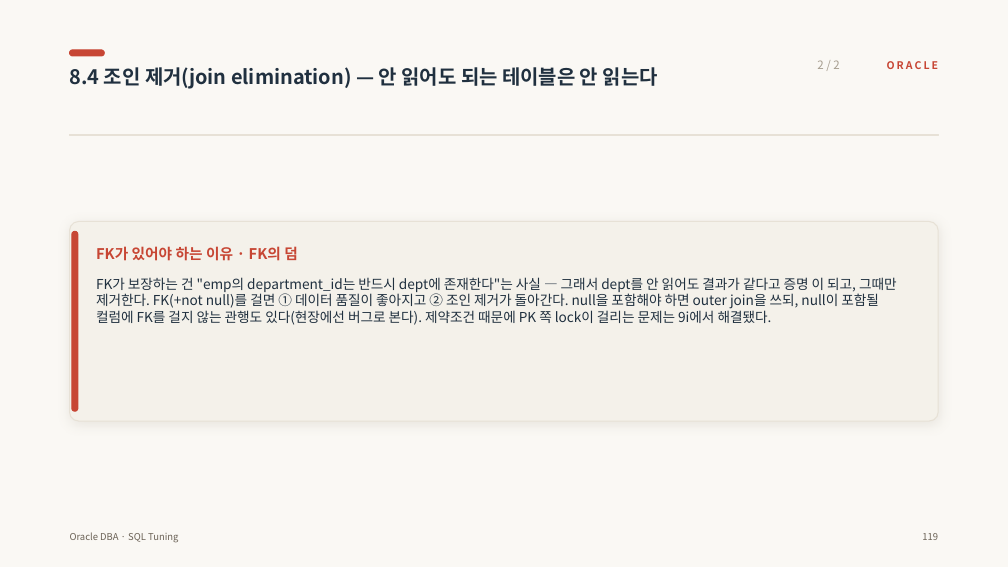
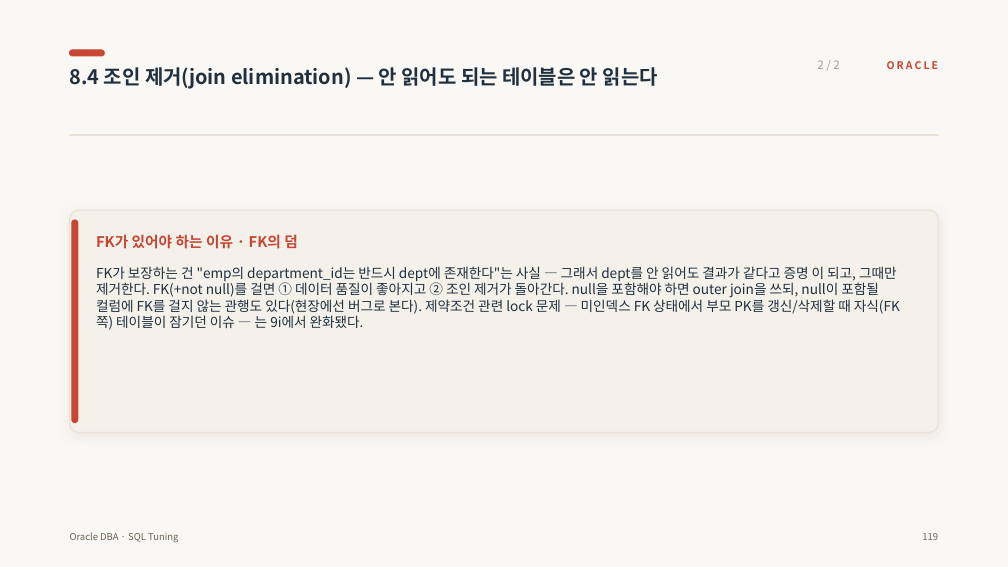
Before and after one commit to jokwangwon/ora-ppt-gen, a slide deck: slide 129 of files/sql_tuning.pptx. Drawn at 1008x567 pixels with LibreOffice and Linux fonts; fonts in the diff are those of the drawing. Boxes give left, top, right and bottom in pixels: in the first picture for what was removed or moved away, otherwise in the second. Text is boxed around its words. In the diff, an @@ line names an element or a change of style, - is before the commit and + after.

```diff
--- a/files/sql_tuning.pptx
+++ b/files/sql_tuning.pptx
@@ rounded rectangle: place and size @@
-rounded rectangle at [70,222,938,421]
+rounded rectangle at [70,210,938,433]
@@ rounded rectangle at [70,210,938,433]: proportions changed @@
@@ rounded rectangle: place and size @@
-rounded rectangle at [72,231,78,411]
+rounded rectangle at [72,220,78,423]
@@ text "FK가 있어야 하는 이유 · ...": place and size @@
-text "FK가 있어야 하는 이유 · ..." at [96,246,298,261]
+text "FK가 있어야 하는 이유 · ..." at [96,234,298,249]
@@ text at [96,266,900,330]: text changed @@
-FK가 보장하는 건 "emp의 department_id는 반드시 dept에 존재한다"는 사실 — 그래서 dept를 안 읽어도 결과가 같다고 증명 이 되고, 그때만 제거한다. FK(+not null)를 걸면 ① 데이터 품질이 좋아지고 ② 조인 제거가 돌아간다. null을 포함해야 하면 outer join을 쓰되, null이 포함될 컬럼에 FK를 걸지 않는 관행도 있다(현장에선 버그로 본다). 제약조건 때문에 PK 쪽 lock이 걸리는 문제는 9i에서 해결됐다.
+FK가 보장하는 건 "emp의 department_id는 반드시 dept에 존재한다"는 사실 — 그래서 dept를 안 읽어도 결과가 같다고 증명 이 되고, 그때만 제거한다. FK(+not null)를 걸면 ① 데이터 품질이 좋아지고 ② 조인 제거가 돌아간다. null을 포함해야 하면 outer join을 쓰되, null이 포함될 컬럼에 FK를 걸지 않는 관행도 있다(현장에선 버그로 본다). 제약조건 관련 lock 문제 — 미인덱스 FK 상태에서 부모 PK를 갱신/삭제할 때 자식(FK 쪽) 테이블이 잠기던 이슈 — 는 9i에서 완화됐다.
```
Also in this commit, not shown: 27 other slides changed, 1 slide added, 14 other files.
